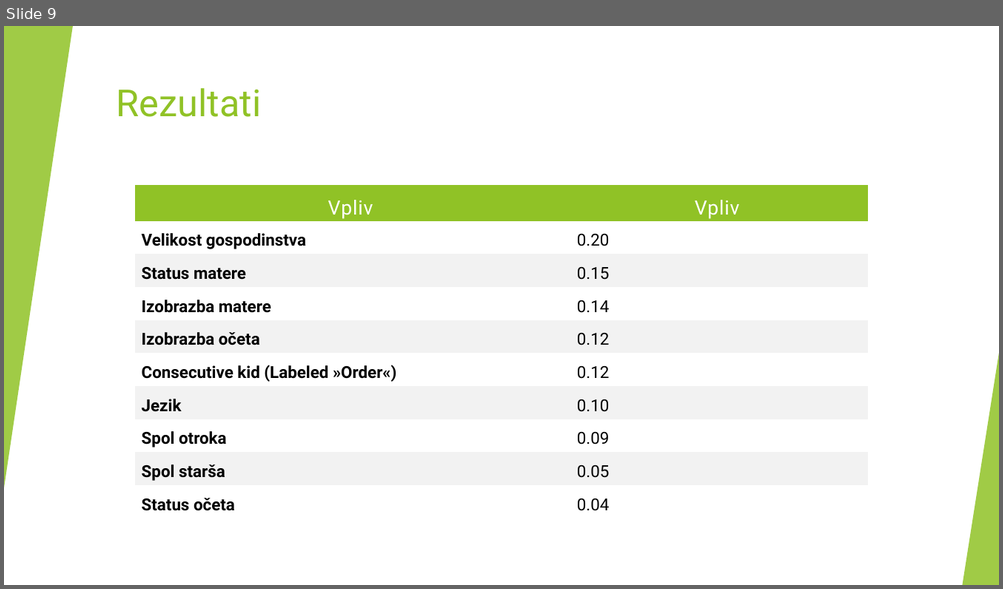
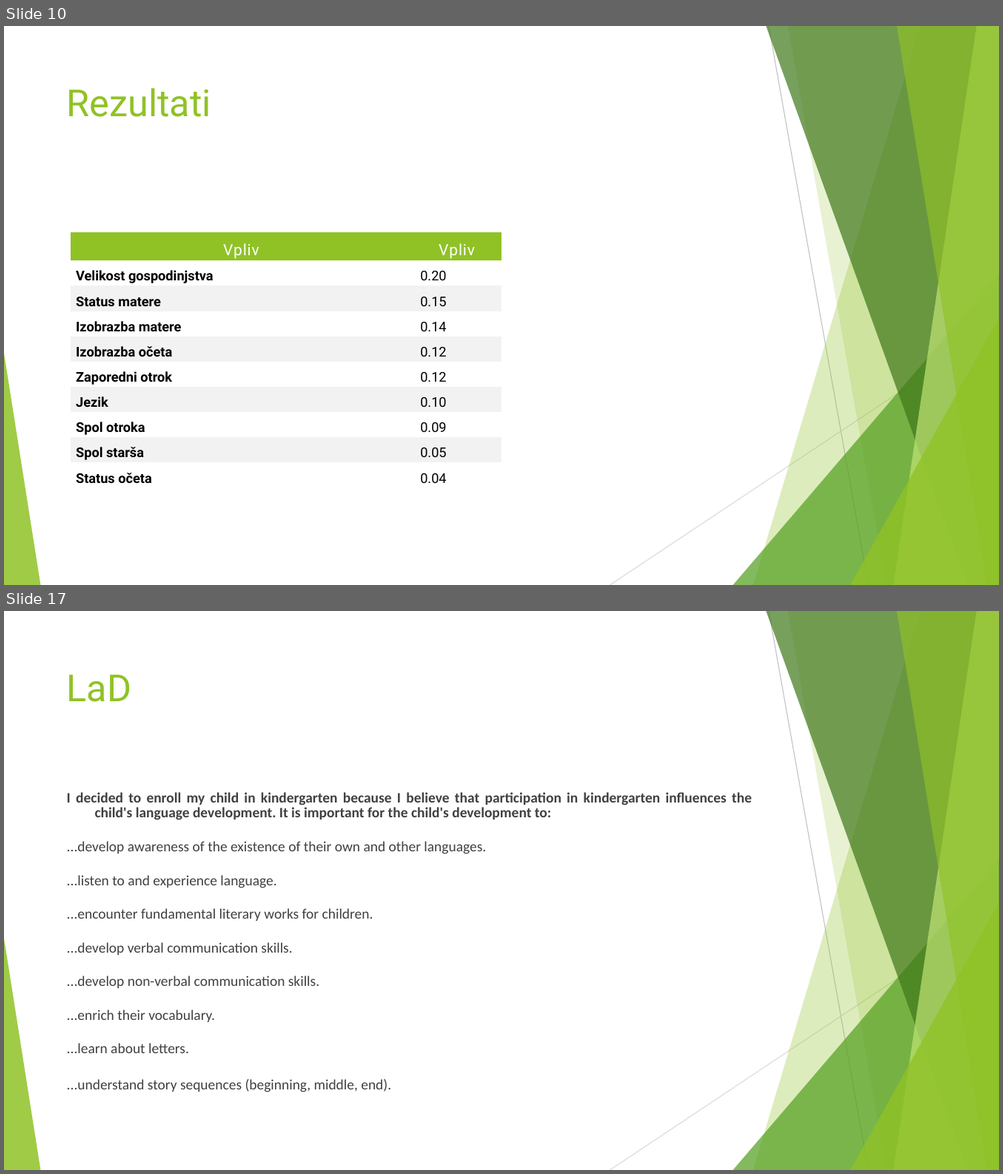
Before and after one commit to borbregant/Doktorat_all, a slide deck: stemberger/predstavitev.pptx. Shown one above the other, each under a label of ours: slide 9 before the commit, slides 10 and 17 after it; the slides between them are not shown. The pictures are 1003x589 and 1003x1174 pixels, drawn with LibreOffice and Linux fonts; fonts in the diff are those of the drawing. Boxes give left, top, right and bottom in pixels: in the first picture for what was removed or moved away, otherwise in the second. Text is boxed around its words. In the diff, an @@ line names an element or a change of style, - is before the commit and + after.

```diff
--- a/stemberger/predstavitev.pptx
+++ b/stemberger/predstavitev.pptx
@@ slide 17 added at bbox=[4, 611, 999, 1170], background #FFFFFF; not listed: 10 template elements that a slide beside it also shows @@
@@ title added at bbox=[67, 675, 132, 702], 36 pt, text #90C226 @@
+LaD
@@ text added at bbox=[67, 792, 751, 1093], 13.9 pt, text #404040 @@
+I decided to enroll my child in kindergarten because I believe that participation in kindergarten influences the child's language development. It is important for the child's development to:
+...develop awareness of the existence of their own and other languages.
+...listen to and experience language.
+...encounter fundamental literary works for children.
+...develop verbal communication skills.
+...develop non-verbal communication skills.
+...enrich their vocabulary.
+...learn about letters.
+...understand story sequences (beginning, middle, end).
@@ what was slide 9 is now slide 10 @@
@@ slide 10 changed as well @@
@@ rectangle removed at bbox=[4, 26, 999, 585] @@
@@ triangle removed at bbox=[4, 26, 73, 488] @@
@@ title "Rezultati": place and size @@
-title "Rezultati" at bbox=[116, 88, 261, 117]
+title "Rezultati" at bbox=[67, 88, 211, 117]
@@ table at bbox=[71, 232, 502, 488] @@
-row 2, column 1: Velikost gospodinstva
+row 2, column 1: Velikost gospodinjstva
-row 6, column 1: Consecutive kid (Labeled »Order«)
+row 6, column 1: Zaporedni otrok
@@ size 19 to 15 pt in "Vpliv", "Vpliv" @@
@@ size 16 to 13 pt in "0.20", "Status matere", "0.15", "Izobrazba matere" and 12 more places @@
@@ table: place and size @@
-table at bbox=[134, 185, 868, 519]
+table at bbox=[71, 232, 502, 488]
@@ triangle removed at bbox=[962, 354, 999, 585] @@
```
Also in this commit, not shown: 6 other slides changed, 14 other slides added, 4 slides removed, 32 other files.
